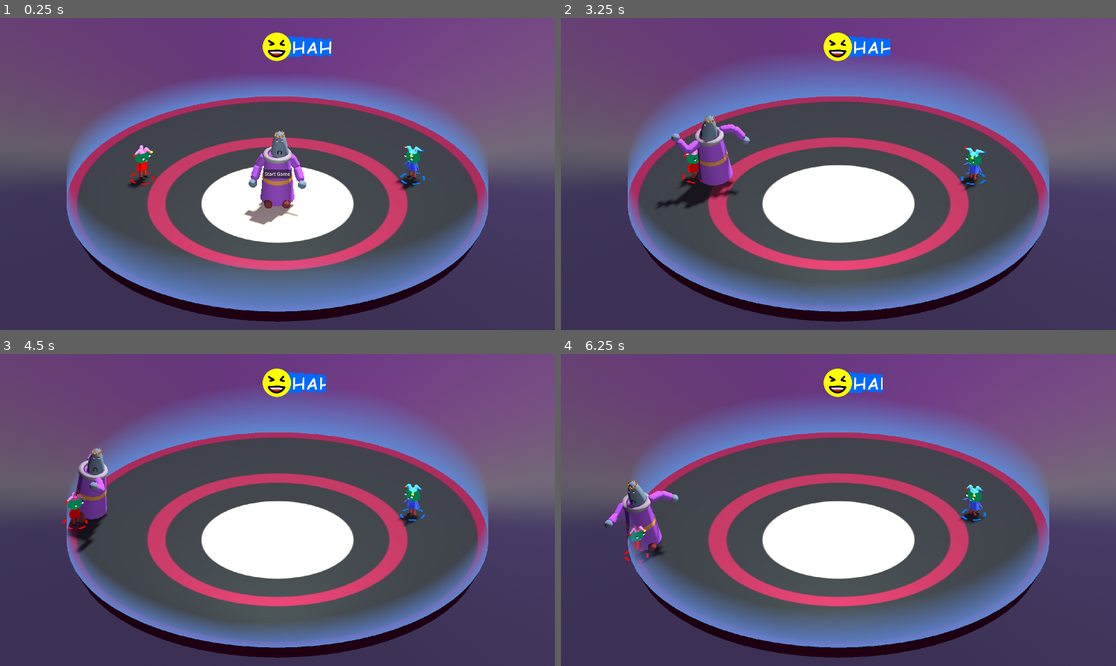
Above: before the commit, frames 1-4 (two rows, left to right).
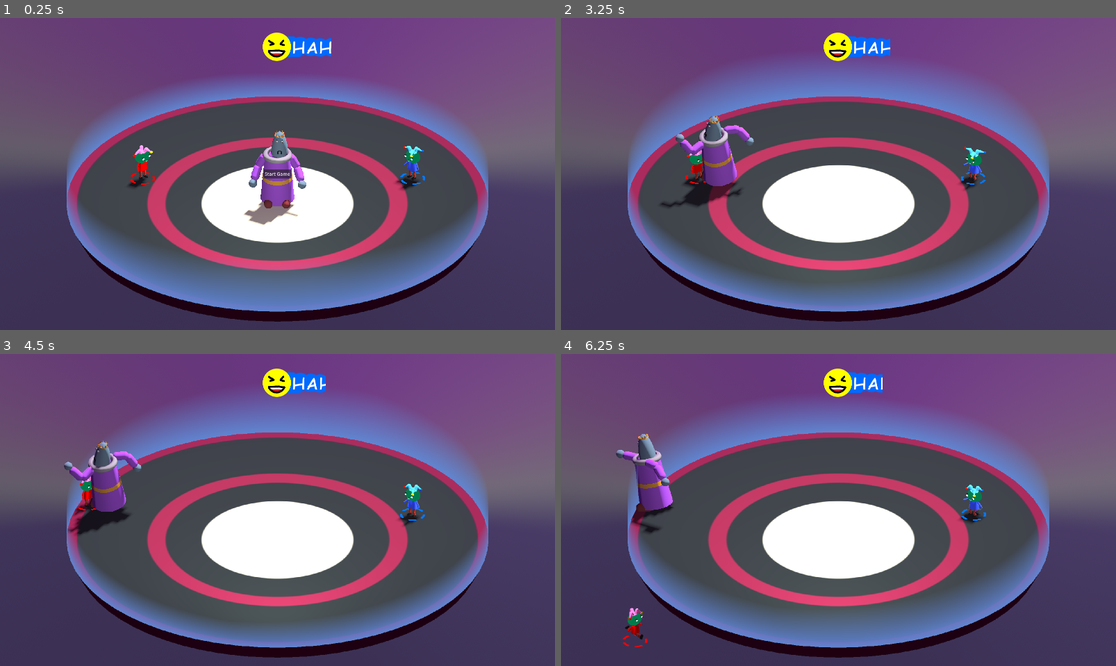
Above: after the commit, the same moments.

Repository: mwpenny/GGJ2024
Game: Godot game, scene res://scenes/ui.tscn
The game is run twice, just before and just after one commit, with the same random seed, the same clock (stepped at 60 frames per second) and the same inputs.
Inputs:
- Up to frame 1 (0.25 s): no input
- Up to frame 2 (3.25 s): click "Start Game" at 0.5 s
- Up to frame 3 (4.5 s): no input
- Up to frame 4 (6.25 s): no input

The runs differ from the first frame. In frame 1, less than 0.1% of the frame differs, in the area x 25-26%, y 43-44%; in frame 2, 1.3%; in frame 3, 2.2%; in frame 4, 2.7%, in the area x 7-22%, y 25-94%.

Commit message:
Disable collision on walls for players

Diff:
--- a/characters/lord.tscn
+++ b/characters/lord.tscn
@@ -782,6 +782,8 @@
 
 [node name="Lord" type="RigidBody3D" node_paths=PackedStringArray("visuals_root", "animation_tree")]
 transform = Transform3D(1, 0, 0, 0, 1, 0, 0, 0, 1, 0, 6.09288, 0)
+collision_layer = 6
+collision_mask = 7
 axis_lock_angular_y = true
 mass = 40.0
 center_of_mass_mode = 1
--- a/characters/player.tscn
+++ b/characters/player.tscn
@@ -456,10 +456,10 @@
 indicator = NodePath("Indicator")
 
 [node name="Root" type="Node3D" parent="."]
-transform = Transform3D(1, 0, 0, 0, 0.995981, 0.0895631, 0, -0.0895631, 0.995981, 0, -0.478141, 0)
+transform = Transform3D(1, 0, 0, 0, 0.993854, 0.110695, 0, -0.110695, 0.993854, 0, -0.575511, 0)
 
 [node name="HeadPivot" type="Node3D" parent="Root"]
-transform = Transform3D(1, 0, 0, 0, 0.989158, -0.146847, 0, 0.146847, 0.989158, 0.019, 2.369, -0.001)
+transform = Transform3D(1, 0, 0, 0, 0.983432, -0.181276, 0, 0.181276, 0.983432, 0.019, 2.369, -0.001)
 
 [node name="Head" type="MeshInstance3D" parent="Root/HeadPivot"]
 transform = Transform3D(2, 0, 0, 0, 1.5, 0, 0, 0, 1.5, 0, 0.5941, 0)
@@ -481,7 +481,7 @@
 skeleton = NodePath("HatEndJoint1/Tube end")
 
 [node name="HatEndJoint1" type="Node3D" parent="Root/HeadPivot/Head/Hat/Tube/Tube base"]
-transform = Transform3D(1, 2.07023e-08, -2.10674e-08, -2.93262e-08, 0.780927, -0.624622, 3.52095e-09, 0.624622, 0.780927, -1.78814e-07, -0.185465, -2.98023e-08)
+transform = Transform3D(1, 3.26189e-08, -1.94705e-08, -3.77597e-08, 0.909615, -0.415452, 4.15914e-09, 0.415452, 0.909615, -1.78814e-07, -0.185465, -2.98023e-08)
 
 [node name="Tube end" type="MeshInstance3D" parent="Root/HeadPivot/Head/Hat/Tube/Tube base/HatEndJoint1"]
 transform = Transform3D(0.318271, -0.709215, 0.629061, 0.91568, 0.401778, -0.010312, -0.24543, 0.579299, 0.777288, -0.165727, 0.162236, 0.135779)
@@ -501,7 +501,7 @@
 skeleton = NodePath("HatEndJoint2/Tube end")
 
 [node name="HatEndJoint2" type="Node3D" parent="Root/HeadPivot/Head/Hat/Tube2/Tube base"]
-transform = Transform3D(1, 1.35156e-08, -8.04239e-09, -1.55782e-08, 0.780927, -0.624621, -2.16161e-09, 0.624621, 0.780927, -1.19209e-07, -0.185465, 1.78814e-07)
+transform = Transform3D(1, 8.66135e-09, -1.05372e-08, -1.22562e-08, 0.909615, -0.415451, 5.98646e-09, 0.415451, 0.909615, -1.19209e-07, -0.185465, 1.78814e-07)
 
 [node name="Tube end" type="MeshInstance3D" parent="Root/HeadPivot/Head/Hat/Tube2/Tube base/HatEndJoint2"]
 transform = Transform3D(0.318271, -0.709215, 0.629061, 0.91568, 0.401778, -0.010312, -0.24543, 0.579299, 0.777288, -0.165727, 0.162236, 0.135779)
@@ -521,7 +521,7 @@
 skeleton = NodePath("HatEndJoint3/Tube end")
 
 [node name="HatEndJoint3" type="Node3D" parent="Root/HeadPivot/Head/Hat/Tube3/Tube base"]
-transform = Transform3D(1, -3.69218e-08, -3.4304e-08, 7.4062e-09, 0.780927, -0.624621, 4.98512e-08, 0.624621, 0.780927, 0, -0.185466, 2.38419e-07)
+transform = Transform3D(1, -2.38979e-08, -3.04245e-08, 9.09803e-09, 0.909615, -0.415451, 3.7603e-08, 0.415451, 0.909615, 0, -0.185466, 2.38419e-07)
 
 [node name="Tube end" type="MeshInstance3D" parent="Root/HeadPivot/Head/Hat/Tube3/Tube base/HatEndJoint3"]
 transform = Transform3D(0.318271, -0.709215, 0.629061, 0.91568, 0.401778, -0.010312, -0.24543, 0.579299, 0.777288, -0.165727, 0.162236, 0.135779)
@@ -586,14 +586,14 @@
 skeleton = NodePath("../HeadPivot/Head")
 
 [node name="LegLeft" type="Node3D" parent="Root"]
-transform = Transform3D(1, 0, 0, 0, 0.524632, 0.851331, 0, -0.851331, 0.524632, 0.357, 1.28, -0.002)
+transform = Transform3D(1, 0, 0, 0, 0.306076, 0.952008, 0, -0.952008, 0.306076, 0.357, 1.28, -0.002)
 
 [node name="UpperLeg" type="MeshInstance3D" parent="Root/LegLeft"]
 transform = Transform3D(1, 0, 0, 0, 1, 0, 0, 0, 1, 0, -0.204663, 0)
 mesh = SubResource("CapsuleMesh_e4or4")
 
 [node name="LeftKnee" type="Node3D" parent="Root/LegLeft"]
-transform = Transform3D(1, 0, 0, 0, -0.131282, -0.991345, 0, 0.991345, -0.131282, -2.98023e-08, -0.524515, -0.000249267)
+transform = Transform3D(1, 0, 0, 0, -0.509714, -0.860343, 0, 0.860343, -0.509714, -2.98023e-08, -0.524515, -0.000249267)
 
 [node name="LowerLeg" type="MeshInstance3D" parent="Root/LegLeft/LeftKnee"]
 transform = Transform3D(1, 0, 0, 0, 1, 0, 0, 0, 1, 0, -0.222645, 0)
@@ -601,7 +601,7 @@
 skeleton = NodePath("../..")
 
 [node name="LeftAnkle" type="Node3D" parent="Root/LegLeft/LeftKnee/LowerLeg"]
-transform = Transform3D(1, 0, 0, 0, 0.789369, 0.613918, 0, -0.613918, 0.789369, 0, -0.288578, 0.000239015)
+transform = Transform3D(1, 0, 0, 0, 0.684001, 0.729481, 0, -0.729481, 0.684001, 0, -0.288578, 0.000239015)
 
 [node name="Foot" type="MeshInstance3D" parent="Root/LegLeft/LeftKnee/LowerLeg/LeftAnkle"]
 transform = Transform3D(1, 0, 0, 0, -4.37114e-08, -1, 0, 1, -4.37114e-08, 0, -0.0984467, 0.13846)
@@ -609,14 +609,14 @@
 skeleton = NodePath("../../../..")
 
 [node name="LegRight" type="Node3D" parent="Root"]
-transform = Transform3D(1, 0, 0, 0, 0.524632, 0.851331, 0, -0.851331, 0.524632, -0.357, 1.28, -0.003)
+transform = Transform3D(1, 0, 0, 0, 0.306076, 0.952008, 0, -0.952008, 0.306076, -0.357, 1.28, -0.003)
 
 [node name="UpperLeg" type="MeshInstance3D" parent="Root/LegRight"]
 transform = Transform3D(1, 0, 0, 0, 1, 0, 0, 0, 1, 0, -0.204663, 0)
 mesh = SubResource("CapsuleMesh_e4or4")
 
 [node name="RightKnee" type="Node3D" parent="Root/LegRight"]
-transform = Transform3D(1, 0, 0, 0, -0.131282, -0.991345, 0, 0.991345, -0.131282, -1.19209e-07, -0.525515, 0.000248671)
+transform = Transform3D(1, 0, 0, 0, -0.509714, -0.860343, 0, 0.860343, -0.509714, -1.19209e-07, -0.525515, 0.000248671)
 
 [node name="LowerLeg" type="MeshInstance3D" parent="Root/LegRight/RightKnee"]
 transform = Transform3D(1, 0, 0, 0, 1, 0, 0, 0, 1, 0, -0.222645, 0)
@@ -624,7 +624,7 @@
 skeleton = NodePath("../..")
 
 [node name="RightAnkle" type="Node3D" parent="Root/LegRight/RightKnee/LowerLeg"]
-transform = Transform3D(1, 0, 0, 0, 0.789369, 0.613918, 0, -0.613918, 0.789369, 0, -0.288768, -0.000238985)
+transform = Transform3D(1, 0, 0, 0, 0.684001, 0.729481, 0, -0.729481, 0.684001, 0, -0.288768, -0.000238985)
 
 [node name="Foot" type="MeshInstance3D" parent="Root/LegRight/RightKnee/LowerLeg/RightAnkle"]
 transform = Transform3D(1, 0, 0, 0, -4.37114e-08, -1, 0, 1, -4.37114e-08, 0, -0.0984467, 0.13846)
@@ -632,7 +632,7 @@
 skeleton = NodePath("../../../..")
 
 [node name="LeftArm" type="Node3D" parent="Root"]
-transform = Transform3D(0.801068, -0.588953, -0.106885, 0.583983, 0.808167, -0.0763634, 0.131355, -0.0012466, 0.991334, 0.562, 2.235, 0)
+transform = Transform3D(0.593236, -0.797101, -0.112706, 0.790018, 0.603351, -0.108812, 0.154735, -0.0244883, 0.987652, 0.562, 2.235, 0)
 rotation_edit_mode = 1
 
 [node name="UpperArm" type="MeshInstance3D" parent="Root/LeftArm"]
@@ -656,7 +656,7 @@
 skeleton = NodePath("")
 
 [node name="RightArm" type="Node3D" parent="Root"]
-transform = Transform3D(0.79882, 0.591974, 0.107019, -0.586978, 0.805955, -0.0767637, -0.131695, -0.00149748, 0.991288, -0.562, 2.235, 0)
+transform = Transform3D(0.589489, 0.799873, 0.112719, -0.792756, 0.599652, -0.109334, -0.155046, -0.0249079, 0.987592, -0.562, 2.235, 0)
 rotation_edit_mode = 1
 
 [node name="UpperArm" type="MeshInstance3D" parent="Root/RightArm"]
--- a/indicators/player_indicator.tscn
+++ b/indicators/player_indicator.tscn
@@ -24,4 +24,4 @@
 script = ExtResource("1_3nlnf")
 
 [node name="Ray" type="RayCast3D" parent="."]
-target_position = Vector3(0, -999, 0)
+target_position = Vector3(0, -100, 0)
--- a/project.godot
+++ b/project.godot
@@ -81,6 +81,7 @@
 
 3d_physics/layer_1="Static"
 3d_physics/layer_2="Dynamic"
+3d_physics/layer_3="Non-player"
 
 [rendering]
 
--- a/scripts/circle_of_walls.gd
+++ b/scripts/circle_of_walls.gd
@@ -90,6 +90,9 @@
 		cs.set_shape(cps)
 
 		var wall = StaticBody3D.new()
+		wall.set_collision_layer_value(1, false)  # Static
+		wall.set_collision_layer_value(2, false)  # Dynamic
+		wall.set_collision_layer_value(3, true)   # Non-player
 		wall.add_child(cs)
 		add_child(wall)
 
--- a/scripts/player_indicator.gd
+++ b/scripts/player_indicator.gd
@@ -6,11 +6,11 @@
 func _ready():
 	ray = get_node("Ray")
 
-func _process(delta):
-	var collision = ray.get_collision_point()
-	if collision:
-		global_position.y = collision.y + VERY_SMALL_VERTICAL_BUMP
+func _physics_process(_delta):
+	if ray.is_colliding():
+		global_position.y = ray.get_collision_point().y
 	else:
-		global_position.y = get_parent().global_position.y + VERY_SMALL_VERTICAL_BUMP
+		global_position.y = get_parent().global_position.y
 
+	global_position.y += VERY_SMALL_VERTICAL_BUMP
 	basis = get_parent().global_transform.basis.inverse()
